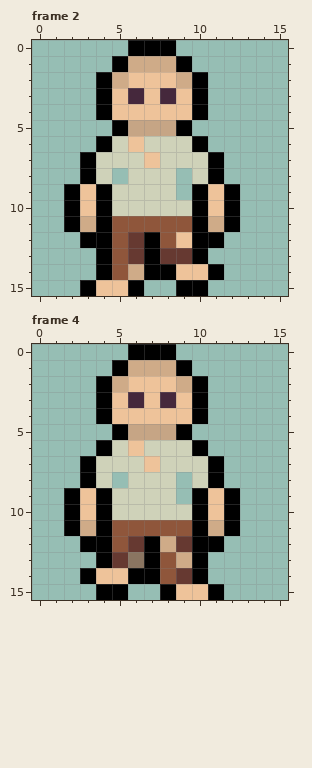
File history of a pixel-art file, resources/gfx/players/player.protagonist/human/Human-Down.aseprite. Above is the file before it was changed.
16x16 pixels, 4 frames. Colours within 5 levels of each other are drawn and written as one. Shown: frame 2, frame 4. The commit also changed other frames, which this record leaves out.
And afterwards:
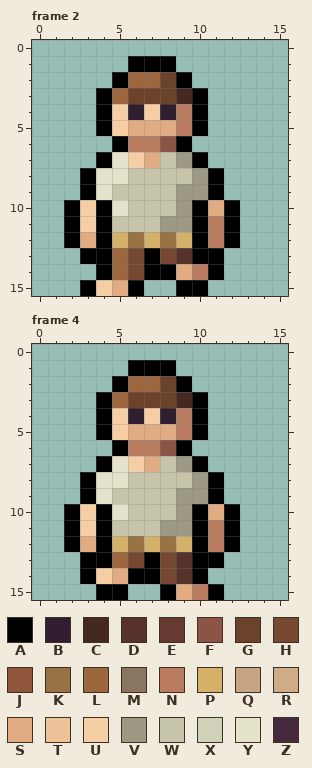
Palette (. is transparent): A #000000  B #301e30  C #462822  D #56322a  E #663931  F #8c5446  G #6c422a  H #764832  J #8f563b  K #987242  L #9c663e  M #8a7561  N #ba7c5e  P #d4b068  Q #c6a585  R #cfab88  S #e2ac82  T #eec39a  U #f6cea4  V #9c9882  W #c6c4a8  X #cfd2b9  Y #e4e2c8  Z #45283c
The edit:
--- frame 2
@@ x 0..15 @@
- 0 ......AAA.......
- 1 .....ARRRA......
- 2 ....ARTTTRA.....
- 3 ....ATZTZTA.....
- 4 ....ATTTTTA.....
- 5 .....AQQQA......
- 6 ....AXTXXXA.....
- 7 ...AXXXTXXXA....
- 8 ...AX.XXX.XA....
- 9 ..ATAXXXX.ATA...
-10 ..ATAXXXXXATA...
-11 ..ARAJJJJJARA...
-12 ...AAJEAJTAA....
-13 ....AJEAEEA.....
-14 ....AJRAATTA....
-15 ...ATTA..AA.....
+ 0 ................
+ 1 ......AAA.......
+ 2 .....ALLGA......
+ 3 ....ALGGGCA.....
+ 4 ....AUBUBNA.....
+ 5 ....AUSSSNA.....
+ 6 .....ANNFA......
+ 7 ....AYUSWVA.....
+ 8 ...AYYWWWWVA....
+ 9 ...AYWWWWVVA....
+10 ..AUAYWWWVASA...
+11 ..AUAWWWVVANA...
+12 ..ASAPKPKPANA...
+13 ...AALHAHDAA....
+14 ....ALHAASNA....
+15 ...AUSA..AA.....
--- frame 4
@@ x 0..15 @@
- 0 ......AAA.......
- 1 .....ARRRA......
- 2 ....ARTTTRA.....
- 3 ....ATZTZTA.....
- 4 ....ATTTTTA.....
- 5 .....AQQQA......
- 6 ....AXTXXXA.....
- 7 ...AXXXTXXXA....
- 8 ...AX.XXX.XA....
- 9 ..ATAXXXX.ATA...
-10 ..ATAXXXXXATA...
-11 ..ARAJJJJJARA...
-12 ...AAJEAREAA....
-13 ....AEMAJRA.....
-14 ...ATTAAJEA.....
-15 ....AA..ATTA....
+ 0 ................
+ 1 ......AAA.......
+ 2 .....ALLGA......
+ 3 ....ALGGGCA.....
+ 4 ....AUBUBNA.....
+ 5 ....AUSSSNA.....
+ 6 .....ANNFA......
+ 7 ....AYUSWVA.....
+ 8 ...AYYWWWWVA....
+ 9 ...AYWWWWVVA....
+10 ..AUAYWWWVASA...
+11 ..AUAWWWVVANA...
+12 ..ASAPKPKPANA...
+13 ...AALHAHDAA....
+14 ...AUSAAHDA.....
+15 ....AA..ASNA....
Boxes around the changes in both pictures, in picture pixels (x1, y1, x2, y2):
changed: (64, 40, 240, 296)
changed: (64, 344, 240, 600)
